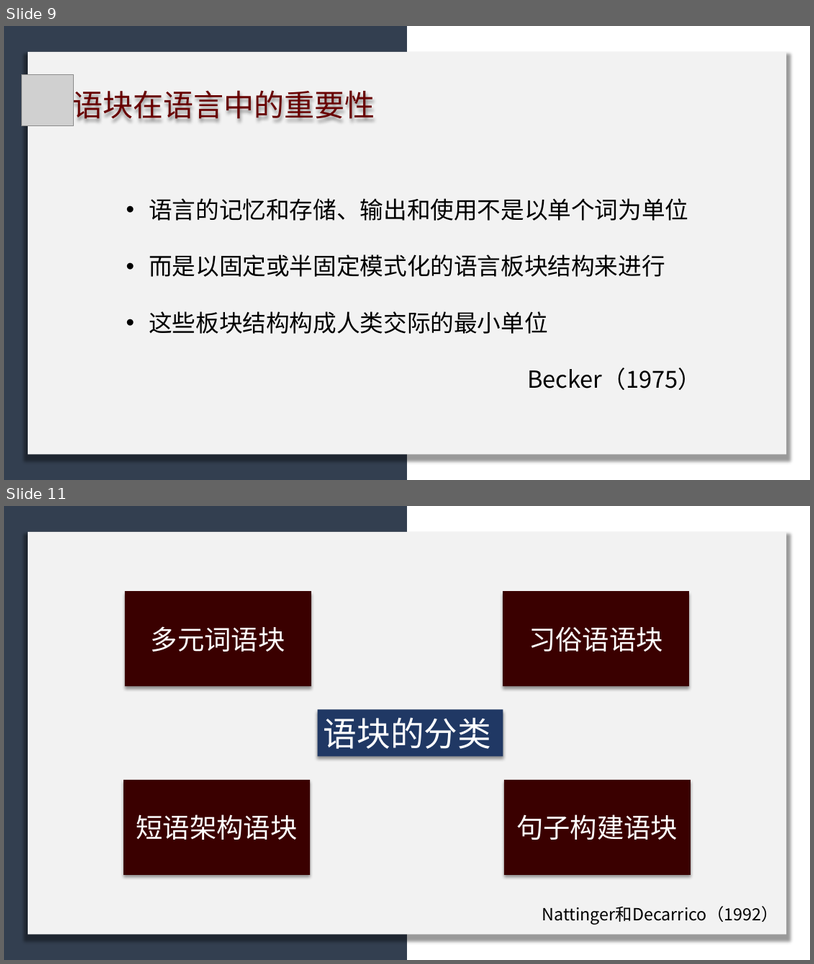
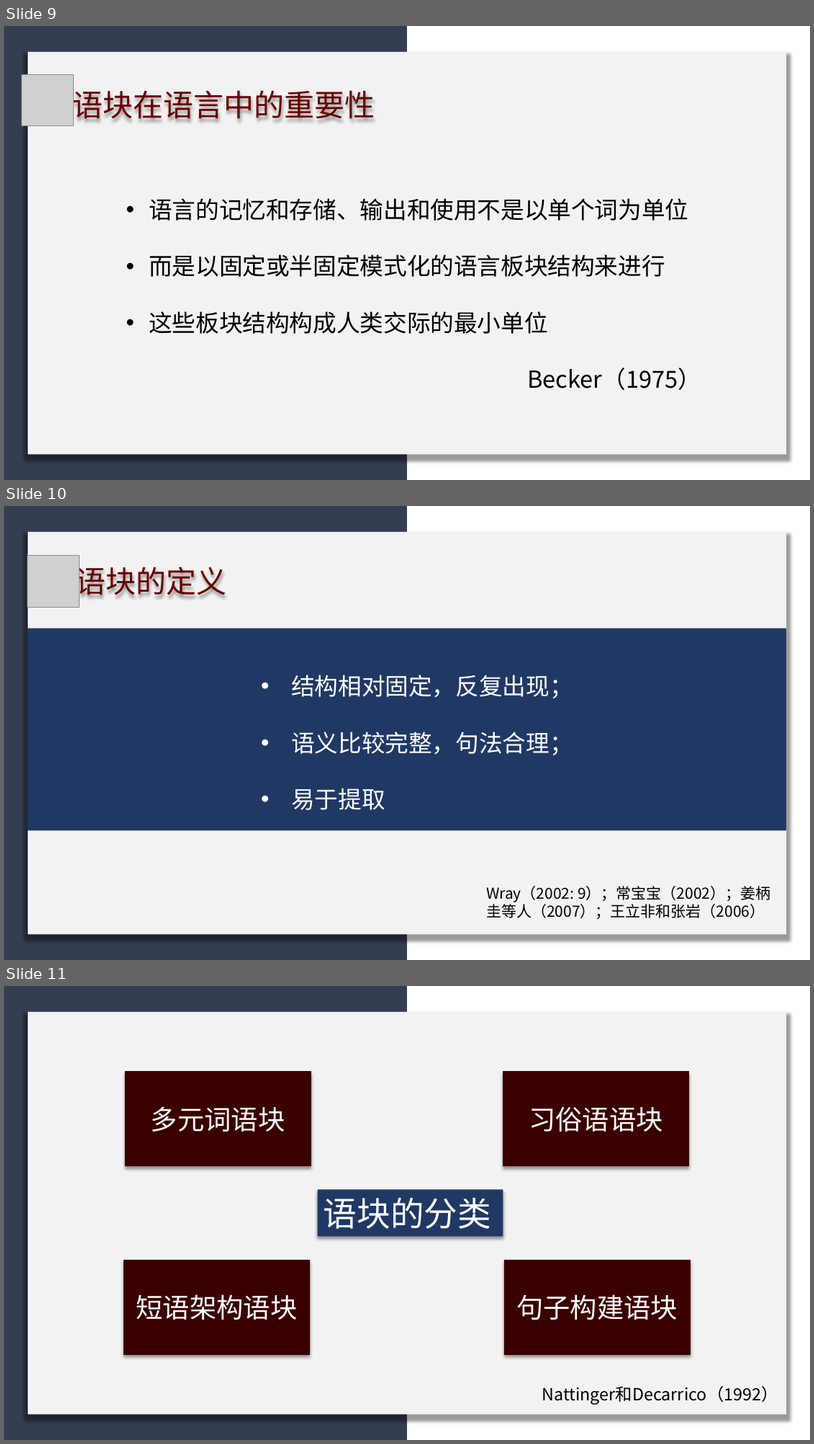
Before and after one commit to licheng0573/RosettaStone, a slide deck: 二组展示_10_24.pptx. Shown one above the other, each under a label of ours: slides 9 and 11 before the commit, slides 9, 10 and 11 after it; the slides between them are not shown. The pictures are 814x964 and 814x1444 pixels, drawn with LibreOffice and Linux fonts; fonts in the diff are those of the drawing; grey boxes stand for pictures. Boxes give left, top, right and bottom in pixels: in the first picture for what was removed or moved away, otherwise in the second. Text is boxed around its words. In the diff, an @@ line names an element or a change of style, - is before the commit and + after.

```diff
--- a/二组展示_10_24.pptx
+++ b/二组展示_10_24.pptx
@@ slide 10 added at (x1=4, y1=506, x2=810, y2=960), background #FFFFFF @@
@@ rectangle added at (x1=4, y1=506, x2=407, y2=960), fill #333F50 @@
@@ rectangle added at (x1=28, y1=532, x2=787, y2=934), fill #F2F2F2 @@
@@ picture added at (x1=28, y1=555, x2=80, y2=607) @@
@@ text added at (x1=76, y1=562, x2=227, y2=600), 36 pt, text #680000 @@
+语块的定义
@@ rectangle added at (x1=28, y1=628, x2=787, y2=830), fill #203864 @@
@@ text added at (x1=291, y1=674, x2=573, y2=810), 28 pt, text #FFFFFF @@
+• 结构相对固定，反复出现；
+• 语义比较完整，句法合理；
+• 易于提取
@@ text added at (x1=486, y1=885, x2=771, y2=919), 18 pt, text #000000 @@
+Wray（2002: 9）；常宝宝（2002）；姜柄圭等人（2007）；王立非和张岩（2006）
```
Also in this commit, not shown: 6 slides changed, 5 other slides added, 1 slide removed, 1 other file.
